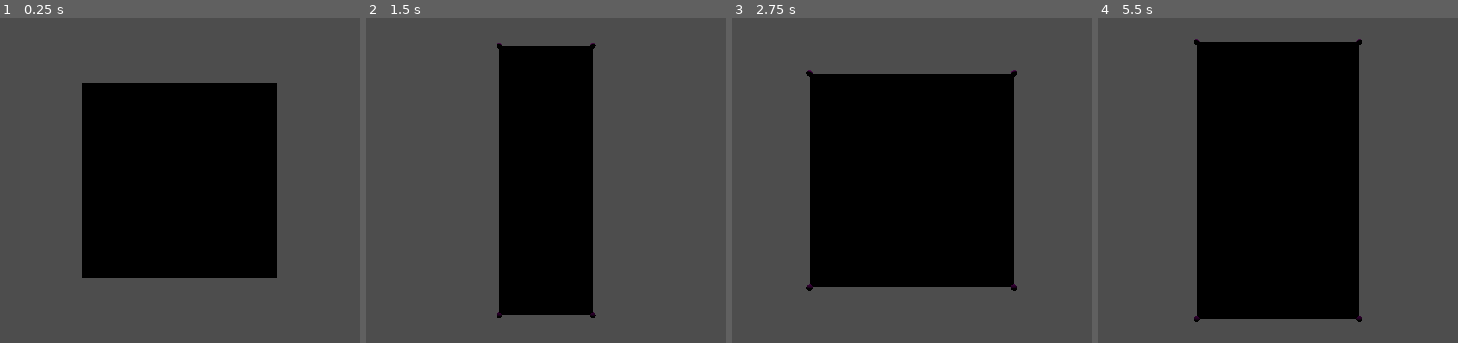
Above: before the commit, frames 1-4 (left to right).
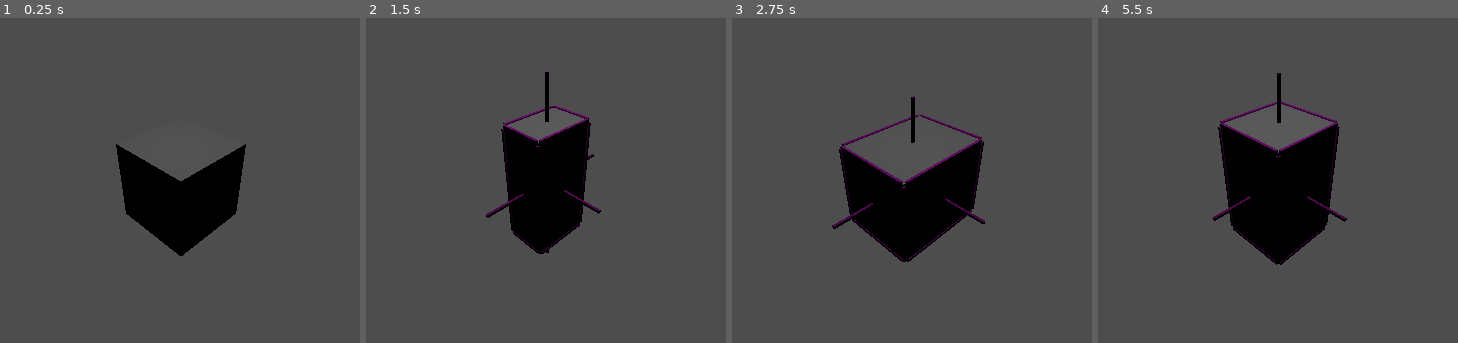
Above: after the commit, the same moments.

Repository: Emeraudia/LetsCraft
Game: Godot game, scene res://test.tscn
Two runs of this game, one before a commit and one after it. Both use one fixed random seed, a clock stepped at 60 frames per second and the inputs below.
Inputs:
- Up to frame 1 (0.25 s): no input
- Up to frame 2 (1.5 s): tap Enter at 0.5 s; tap Space (anchor) at 0.6, 1.25 s; tap Up (resize) at 0.8, 1.35 s
- Up to frame 3 (2.75 s): tap Space (anchor) at 1.55, 2.1 s; tap Enter at 2 s; tap Up (resize) at 2.3 s
- Up to frame 4 (5.5 s): tap Space (anchor) at 2.75, 3.05, 3.6, 4.25, 4.55, 5.1 s; tap Up (resize) at 2.85, 3.8, 4.35, 5.3 s; tap Enter at 3.5 s

The runs differ from the first frame. In frame 1, 25% of the frame differs, in the area x 22-77%, y 20-80%; in frame 2, 14%; in frame 3, 29%, in the area x 20-80%, y 16-84%; in frame 4, 29%.

Commit message:
Version complète et fonctionnelle des pieces

Diff:
--- a/create_bloc/anchor.gd
+++ b/create_bloc/anchor.gd
@@ -1,11 +1,23 @@
 extends Area3D
-var s = 0.03
+var s = Vector3(0.03,0.03,0.03)
 
 # Called when the node enters the scene tree for the first time.
 func _ready():
-	scale = Vector3(s,s,s)
+	scale = s
 
 
 # Called every frame. 'delta' is the elapsed time since the previous frame.
 func _process(delta):
 	pass
+
+
+func change_scale(vScale) :
+	var x = s
+	var y = s
+	var z = s
+	if(vScale.x != 0) :
+		s.x = vScale.x
+	if(vScale.y != 0) :
+		s.y = vScale.y
+	if(vScale.z != 0) :
+		s.z = vScale.z
--- a/create_bloc/anchor.tscn
+++ b/create_bloc/anchor.tscn
@@ -4,11 +4,11 @@
 
 [sub_resource type="BoxShape3D" id="BoxShape3D_18i58"]
 
-[sub_resource type="StandardMaterial3D" id="StandardMaterial3D_cxjkg"]
-albedo_color = Color(0.666667, 0, 0.666667, 1)
+[sub_resource type="StandardMaterial3D" id="StandardMaterial3D_5jcsm"]
+albedo_color = Color(0.647059, 0, 0.65098, 1)
 
-[sub_resource type="SphereMesh" id="SphereMesh_32s62"]
-material = SubResource("StandardMaterial3D_cxjkg")
+[sub_resource type="BoxMesh" id="BoxMesh_wfuok"]
+material = SubResource("StandardMaterial3D_5jcsm")
 
 [node name="Anchor" type="Area3D"]
 script = ExtResource("1_7k4cm")
@@ -17,4 +17,4 @@
 shape = SubResource("BoxShape3D_18i58")
 
 [node name="MeshInstance3D" type="MeshInstance3D" parent="."]
-mesh = SubResource("SphereMesh_32s62")
+mesh = SubResource("BoxMesh_wfuok")
--- a/create_bloc/piece.gd
+++ b/create_bloc/piece.gd
@@ -10,6 +10,7 @@
 func _process(delta):
 	if(Input.is_action_just_pressed("anchor")):
 		anchor_modif($ObjetListe.scale)
+		antene_modif($ObjetListe.scale)
 	if(Input.is_action_just_pressed("resize")):
 		resize()
 
@@ -18,15 +19,58 @@
 		decay.queue_free()
 
 	var anchor = load("res://create_bloc/anchor.tscn")
+	var x = piece_size.x
 	var y = piece_size.y
 	var z = piece_size.z
-	for k in [-1,1]:
-		for i in [-1,1]:
-			for j in [-1,1]:
-				var child = anchor.instantiate()
-				child.position = Vector3(k*piece_size.x/2,i*piece_size.y/2,j*piece_size.z/2)
-				$AnchorListe.add_child(child)
+
+	for i in [-1 , 1] :
+		for j in [-1 , 1] :
+			#4 arrete axe horizontal
+			var child = anchor.instantiate()
+			child.position = Vector3(i*x/2,0,j*z/2)
+			child.change_scale(Vector3(0,y*0.95,0))
+			$AnchorListe.add_child(child)
+			#4 arrete axe vertical
+			child = anchor.instantiate()
+			child.position = Vector3(i*x/2,j*y/2,0)
+			child.change_scale(Vector3(0,0,z*0.95))
+			$AnchorListe.add_child(child)
+			#4 arrete axe circulaire
+			child = anchor.instantiate()
+			child.position = Vector3(0,i*y/2,j*z/2)
+			child.change_scale(Vector3(x*0.95,0,0))
+			$AnchorListe.add_child(child)
+
+
+func antene_modif(piece_size):
+	for decay in $AnteneListe.get_children():
+		decay.queue_free()
+
+	var antene = load("res://create_bloc/anchor.tscn")
+	var x = piece_size.x
+	var y = piece_size.y
+	var z = piece_size.z
+
+	var size = 0.5
+
+	for i in [-1 , 1] :
+
+		var child = antene.instantiate()
+		child.position = Vector3(i*(x/2+size/2)+0.01,0,0)
+		child.change_scale(Vector3(size,0,0))
+		$AnchorListe.add_child(child)
+
+		child = antene.instantiate()
+		child.position = Vector3(0,i*(y/2+size/2)+0.01,0)
+		child.change_scale(Vector3(0,size,0))
+		$AnchorListe.add_child(child)
+
+		child = antene.instantiate()
+		child.position = Vector3(0,0,i*(z/2+size/2)+0.01)
+		child.change_scale(Vector3(0,0,size))
+		$AnchorListe.add_child(child)
 
 func resize():
 	$ObjetListe.scale = Vector3(randf_range(0.5,1.5),randf_range(0.5,1.5),randf_range(0.5,1.5))
 	anchor_modif($ObjetListe.scale)
+	antene_modif($ObjetListe.scale)
--- a/create_bloc/piece.tscn
+++ b/create_bloc/piece.tscn
@@ -21,3 +21,5 @@
 shape = SubResource("BoxShape3D_sdxyn")
 
 [node name="AnchorListe" type="Node3D" parent="."]
+
+[node name="AnteneListe" type="Node3D" parent="."]
--- a/test.tscn
+++ b/test.tscn
@@ -1,6 +1,6 @@
 [gd_scene load_steps=2 format=3 uid="uid://bar7v40xr8qh6"]
 
-[ext_resource type="PackedScene" uid="uid://dii3q0cyuhhp0" path="res://piece.tscn" id="1_irske"]
+[ext_resource type="PackedScene" uid="uid://dii3q0cyuhhp0" path="res://create_bloc/piece.tscn" id="1_irske"]
 
 [node name="test" type="Node3D"]
 
@@ -11,4 +11,4 @@
 transform = Transform3D(1, 0, 0, 0, 1, 0, 0, 0, 1, 0, 3.33013, 0)
 
 [node name="Camera3D" type="Camera3D" parent="."]
-transform = Transform3D(-4.37114e-08, 0, -1, 0, 1, 0, 1, 0, -4.37114e-08, -2, 0, 0)
+transform = Transform3D(0.707107, 0.40558, -0.579228, 0, 0.819152, 0.573576, 0.707107, -0.40558, 0.579228, -2, 2, 2)
